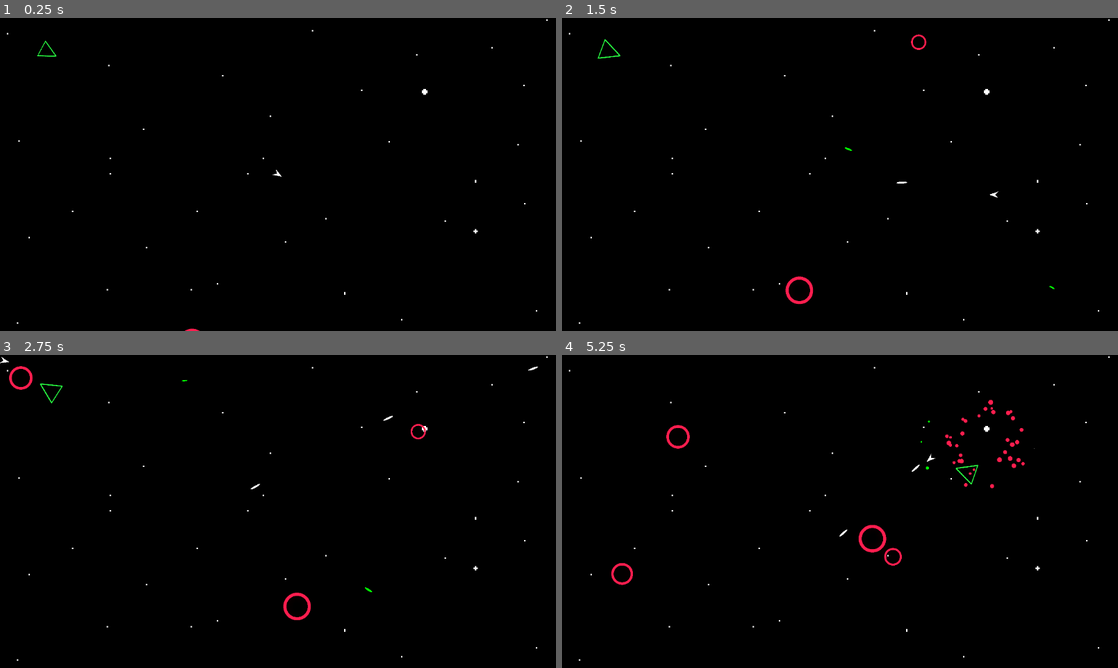
Above: before the commit, frames 1-4 (two rows, left to right).
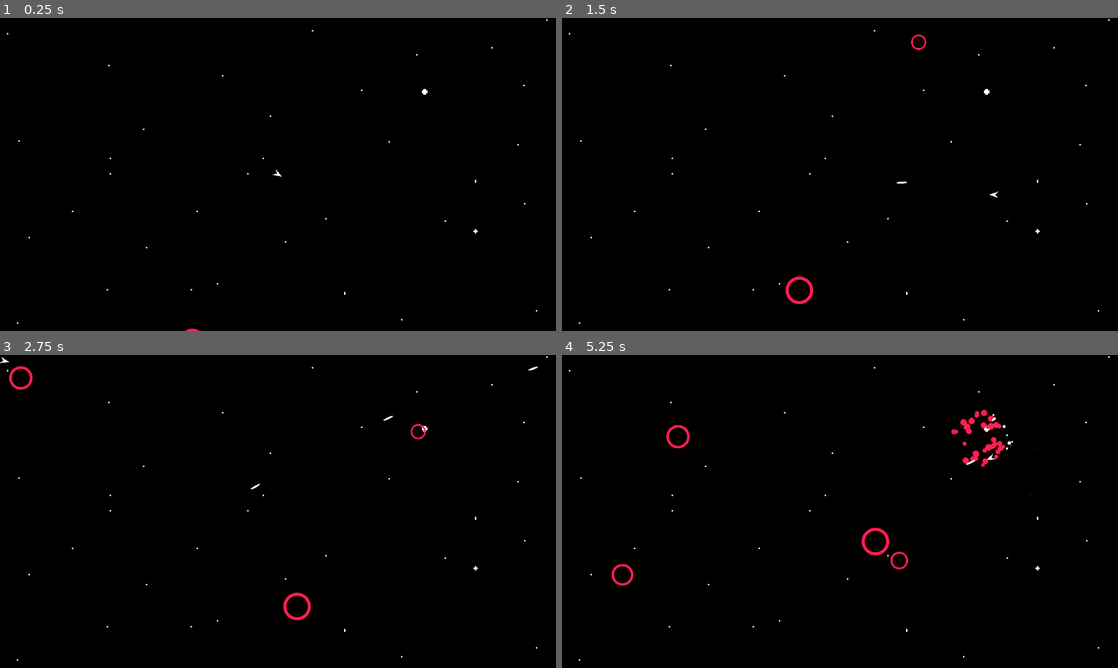
Above: after the commit, the same moments.

Repository: Terrarizer03/Space-Massacre
Game: Godot game, scene res://Scenes/MainScene.tscn
Same seed, same stepped clock (60 frames per second), same inputs: the game is played once before the commit and once after it.
Inputs (mouse positions are in pixels of both pictures, inside the frame that each line leads up to):
- Up to frame 1 (0.25 s): no input
- Up to frame 2 (1.5 s): tap Enter at 0.5 s; move the mouse to (962, 158) at 0.52 s; press the mouse at (962, 158) at 0.53 s; hold D (key_right) 0.53-1.28 s; move the mouse to (728, 190) at 1.27 s; release the mouse at (728, 190) at 1.28 s; hold S (key_down) from 1.28 s (still down); click (728, 190) at 1.35 s
- Up to frame 3 (2.75 s): move the mouse to (333, 442) at 2.02 s; release S (key_down) at 2.03 s; press the mouse at (333, 442) at 2.03 s; hold D (key_right) from 2.03 s (still down)
- Up to frame 4 (5.25 s): move the mouse to (812, 574) at 2.77 s; release D (key_right) at 2.78 s; release the mouse at (812, 574) at 2.78 s; hold W (key_up) 2.78-3.53 s; click (812, 574) at 2.85 s; move the mouse to (1006, 558) at 3.52 s; press the mouse at (1006, 558) at 3.53 s; hold A (key_left) 3.53-5.03 s; move the mouse to (673, 464) at 4.27 s; release the mouse at (673, 464) at 4.28 s; click (673, 464) at 4.35 s; move the mouse to (867, 511) at 5.02 s; press the mouse at (867, 511) at 5.03 s; hold S (key_down) from 5.03 s (still down)

The runs differ from the first frame. In frame 1, less than 0.1% of the frame differs, in the area x 6-11%, y 7-13%; in frame 2, less than 0.1%; in frame 3, less than 0.1%; in frame 4, 1.3%, in the area x 8-85%, y 14-74%.

Commit message:
Triangle Enemy added

Diff:
--- a/Scenes/Enemies/TriangleEnemy.tscn
+++ b/Scenes/Enemies/TriangleEnemy.tscn
@@ -1,7 +1,7 @@
 [gd_scene load_steps=10 format=3 uid="uid://cul275u1qkfpv"]
 
 [ext_resource type="Shader" uid="uid://dm6255ea31qd6" path="res://Shaders/HitFlash.tres" id="1_kuqp4"]
-[ext_resource type="Script" path="res://triangle_enemy.gd" id="1_r4xv1"]
+[ext_resource type="Script" path="res://Scripts/triangle_enemy.gd" id="1_r4xv1"]
 [ext_resource type="Texture2D" uid="uid://ccb7wg57qcjxu" path="res://Assets/Sprites/Enemy Sprites/New Piskel-1.png (13).png" id="2_2tua3"]
 
 [sub_resource type="RectangleShape2D" id="RectangleShape2D_01f5y"]
--- a/Scenes/MainScene.tscn
+++ b/Scenes/MainScene.tscn
@@ -1,9 +1,8 @@
-[gd_scene load_steps=8 format=4 uid="uid://cquhu5krdarw1"]
+[gd_scene load_steps=7 format=4 uid="uid://cquhu5krdarw1"]
 
 [ext_resource type="Script" path="res://Scripts/MainScene.gd" id="1_e7sby"]
 [ext_resource type="PackedScene" uid="uid://cehac684mpxhw" path="res://Scenes/Player.tscn" id="1_gl0cg"]
 [ext_resource type="Texture2D" uid="uid://b67064foqqdcq" path="res://Assets/Tilemap/New Piskel (39).png" id="2_gnpus"]
-[ext_resource type="PackedScene" uid="uid://cul275u1qkfpv" path="res://Scenes/Enemies/TriangleEnemy.tscn" id="3_nyn7t"]
 
 [sub_resource type="TileSetAtlasSource" id="TileSetAtlasSource_6p6pg"]
 texture = ExtResource("2_gnpus")
@@ -3495,6 +3494,3 @@
 
 [node name="WorldEnvironment" type="WorldEnvironment" parent="."]
 environment = SubResource("Environment_c8gip")
-
-[node name="CharacterBody2D" parent="." instance=ExtResource("3_nyn7t")]
-position = Vector2(101, 71)
--- a/Scripts/MainScene.gd
+++ b/Scripts/MainScene.gd
@@ -12,6 +12,7 @@
 
 func _ready() -> void:
 	spawn_circle_enemy()
+	spawn_triangle_enemy()
 	wave_function()
 
 func spawn_circle_enemy():
@@ -29,7 +30,18 @@
 			await get_tree().create_timer(0.1).timeout
 
 func spawn_triangle_enemy():
-	pass
+	while true:
+		if spawning and wave >= 5:
+			spawned_enemies += 1
+			var spawnpos = determineTriangleSpawnPos()
+
+			var triangle_instance = triangle_enemy.instantiate()
+			triangle_instance.position = spawnpos
+			add_child(triangle_instance)
+			print("TRIANGLE ENEMY SPAWNED ", triangle_instance.position)
+			await get_tree().create_timer(5).timeout  # Spawn triangles less frequently
+		else:
+			await get_tree().create_timer(0.1).timeout
 
 func spawn_square_enemy():
 	pass
@@ -60,6 +72,18 @@
 	# Start next wave
 	wave_function()
 
+func determineTriangleSpawnPos():
+	var screen_width = 1152
+	var screen_height = 648
+	var margin = 50  # Keep 50 pixels away from edges
+
+	# Random position within the play area (with margin)
+	var spawn_pos = Vector2()
+	spawn_pos.x = randf_range(margin, screen_width - margin)
+	spawn_pos.y = randf_range(margin, screen_height - margin)
+
+	return spawn_pos
+
 func determineSpawnPos():
 	var screen_width = 1152
 	var screen_height = 648
Renamed: triangle_enemy.gd -> Scripts/triangle_enemy.gd
